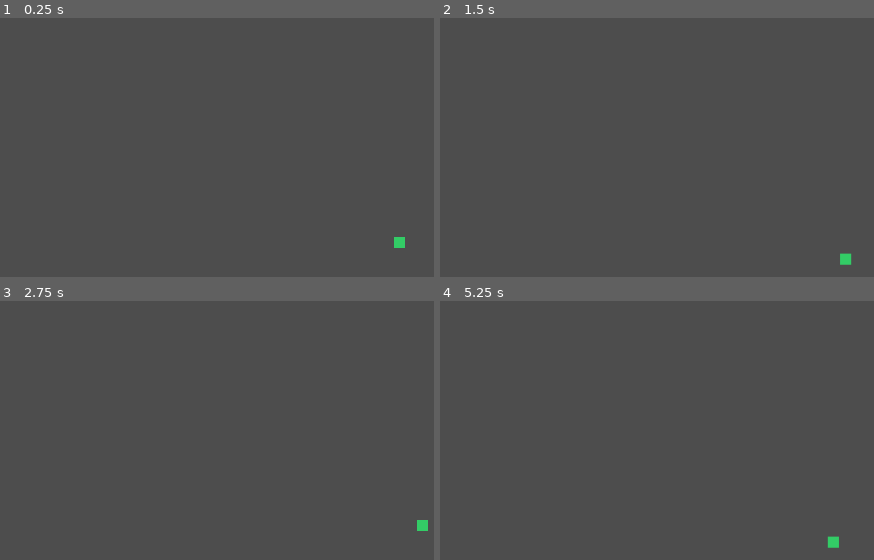
Above: before the commit, frames 1-4 (two rows, left to right).
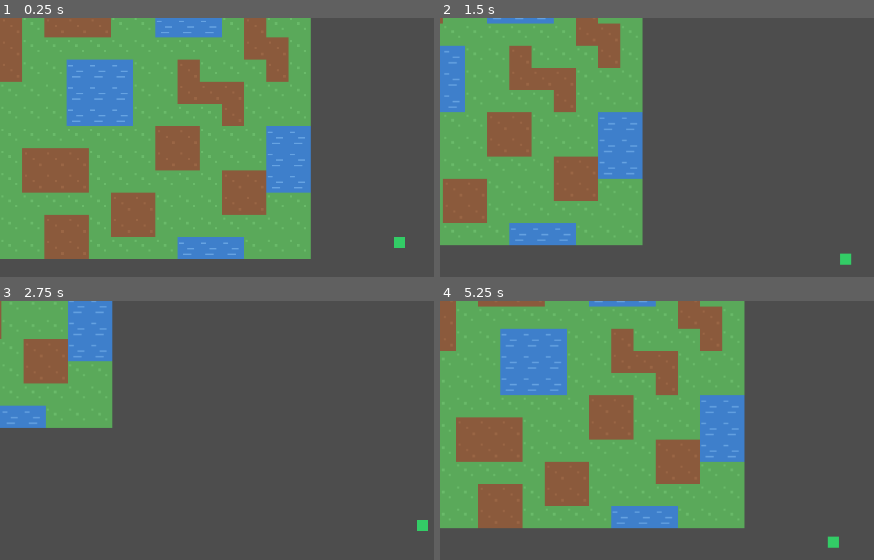
Above: after the commit, the same moments.

Repository: H-HauDV/2DTopdown
Game: Godot game, scene res://Scenes/Main.tscn
Two runs of this game, one before a commit and one after it. Both use one fixed random seed, a clock stepped at 60 frames per second and the inputs below.
Inputs:
- Up to frame 1 (0.25 s): no input
- Up to frame 2 (1.5 s): tap Enter at 0.5 s; hold Right (ui_right) 0.53-1.28 s; hold Down (ui_down) from 1.28 s (still down)
- Up to frame 3 (2.75 s): release Down (ui_down) at 2.03 s; hold Right (ui_right) from 2.03 s (still down)
- Up to frame 4 (5.25 s): release Right (ui_right) at 2.78 s; hold Up (ui_up) 2.78-3.53 s; hold Left (ui_left) 3.53-5.03 s; hold Down (ui_down) from 5.03 s (still down)

The runs differ from the first frame. In frame 1, 67% of the frame differs, in the area x 0-72%, y 0-94%; in frame 2, 41%; in frame 3, 13%; in frame 4, 62%.

Commit message:
Add tile map

Diff:
--- /dev/null
+++ b/Assets/Tiles/dirt.svg
@@ -0,0 +1,6 @@
+<svg xmlns="http://www.w3.org/2000/svg" width="32" height="32" viewBox="0 0 32 32">
+  <rect width="32" height="32" fill="#8B5A3C"/>
+  <rect x="4" y="6" width="3" height="3" fill="#9A6645"/>
+  <rect x="15" y="14" width="3" height="3" fill="#9A6645"/>
+  <rect x="24" y="22" width="4" height="4" fill="#9A6645"/>
+</svg>
--- /dev/null
+++ b/Assets/Tiles/grass.svg
@@ -0,0 +1,6 @@
+<svg xmlns="http://www.w3.org/2000/svg" width="32" height="32" viewBox="0 0 32 32">
+  <rect width="32" height="32" fill="#5AA95A"/>
+  <rect x="2" y="4" width="3" height="3" fill="#6ABB6A"/>
+  <rect x="12" y="10" width="4" height="4" fill="#6ABB6A"/>
+  <rect x="22" y="18" width="3" height="3" fill="#6ABB6A"/>
+</svg>
--- /dev/null
+++ b/Assets/Tiles/water.svg
@@ -0,0 +1,6 @@
+<svg xmlns="http://www.w3.org/2000/svg" width="32" height="32" viewBox="0 0 32 32">
+  <rect width="32" height="32" fill="#3E7FCB"/>
+  <rect x="2" y="8" width="7" height="2" fill="#66A3E2"/>
+  <rect x="14" y="16" width="10" height="2" fill="#66A3E2"/>
+  <rect x="8" y="24" width="12" height="2" fill="#66A3E2"/>
+</svg>
--- a/Scenes/Main.tscn
+++ b/Scenes/Main.tscn
@@ -1,8 +1,11 @@
-[gd_scene load_steps=2 format=3]
+[gd_scene load_steps=3 format=3]
 
 [ext_resource type="PackedScene" path="res://Scenes/Player.tscn" id="1_f56b7"]
+[ext_resource type="PackedScene" path="res://Scenes/TileMap.tscn" id="2_2s3yt"]
 
 [node name="Main" type="Node2D"]
 
+[node name="TileMap" parent="." instance=ExtResource("2_2s3yt")]
+
 [node name="Player" parent="." instance=ExtResource("1_f56b7")]
 position = Vector2(640, 360)
--- a/Scenes/Player.tscn
+++ b/Scenes/Player.tscn
@@ -7,6 +7,7 @@
 
 [node name="Player" type="CharacterBody2D"]
 script = ExtResource("1_uq66f")
+z_index = 1
 
 [node name="Body" type="Polygon2D" parent="."]
 color = Color(0.2, 0.8, 0.4, 1)
--- /dev/null
+++ b/Scenes/Tile.tscn
@@ -0,0 +1,9 @@
+[gd_scene load_steps=2 format=3]
+
+[ext_resource type="Script" path="res://Scripts/tile.gd" id="1_h56ax"]
+
+[node name="Tile" type="Node2D"]
+script = ExtResource("1_h56ax")
+
+[node name="Sprite2D" type="Sprite2D" parent="."]
+centered = false
--- /dev/null
+++ b/Scenes/TileMap.tscn
@@ -0,0 +1,6 @@
+[gd_scene load_steps=2 format=3]
+
+[ext_resource type="Script" path="res://Scripts/tile_map.gd" id="1_utlf4"]
+
+[node name="TileMap" type="Node2D"]
+script = ExtResource("1_utlf4")
--- /dev/null
+++ b/Scripts/tile.gd
@@ -0,0 +1,6 @@
+extends Node2D
+
+@onready var sprite: Sprite2D = $Sprite2D
+
+func set_texture(new_texture: Texture2D) -> void:
+	sprite.texture = new_texture
--- /dev/null
+++ b/Scripts/tile_map.gd
@@ -0,0 +1,40 @@
+extends Node2D
+
+const TILE_SCENE := preload("res://Scenes/Tile.tscn")
+const TILE_SIZE := 32
+
+var tile_textures: Array[Texture2D] = [
+	preload("res://Assets/Tiles/grass.svg"),
+	preload("res://Assets/Tiles/dirt.svg"),
+	preload("res://Assets/Tiles/water.svg")
+]
+
+var map_data: Array[Array] = [
+	[0, 0, 0, 0, 1, 1, 1, 0, 0, 2, 2, 2, 0, 0, 0, 0],
+	[0, 0, 1, 0, 1, 1, 1, 0, 0, 2, 2, 2, 0, 1, 0, 0],
+	[0, 1, 1, 0, 0, 0, 0, 0, 0, 0, 0, 0, 0, 1, 1, 0],
+	[0, 1, 1, 0, 0, 2, 2, 2, 0, 0, 1, 0, 0, 0, 1, 0],
+	[0, 0, 0, 0, 0, 2, 2, 2, 0, 0, 1, 1, 1, 0, 0, 0],
+	[1, 1, 0, 0, 0, 2, 2, 2, 0, 0, 0, 0, 1, 0, 0, 0],
+	[1, 1, 0, 0, 0, 0, 0, 0, 0, 1, 1, 0, 0, 0, 2, 2],
+	[0, 0, 0, 1, 1, 1, 0, 0, 0, 1, 1, 0, 0, 0, 2, 2],
+	[0, 0, 0, 1, 1, 1, 0, 0, 0, 0, 0, 0, 1, 1, 2, 2],
+	[2, 2, 0, 0, 0, 0, 0, 1, 1, 0, 0, 0, 1, 1, 0, 0],
+	[2, 2, 0, 0, 1, 1, 0, 1, 1, 0, 0, 0, 0, 0, 0, 0],
+	[2, 2, 0, 0, 1, 1, 0, 0, 0, 0, 2, 2, 2, 0, 0, 0]
+]
+
+func _ready() -> void:
+	generate_map()
+
+func generate_map() -> void:
+	for y in range(map_data.size()):
+		for x in range(map_data[y].size()):
+			var tile_index: int = map_data[y][x]
+			if tile_index < 0 or tile_index >= tile_textures.size():
+				continue
+
+			var tile := TILE_SCENE.instantiate()
+			add_child(tile)
+			tile.position = Vector2(x * TILE_SIZE, y * TILE_SIZE)
+			tile.set_texture(tile_textures[tile_index])
Not shown, added: Assets/Tiles/dirt.svg.import
Not shown, added: Assets/Tiles/grass.svg.import
Not shown, added: Assets/Tiles/water.svg.import
Not shown, added: Scripts/tile.gd.uid
Not shown, added: Scripts/tile_map.gd.uid
